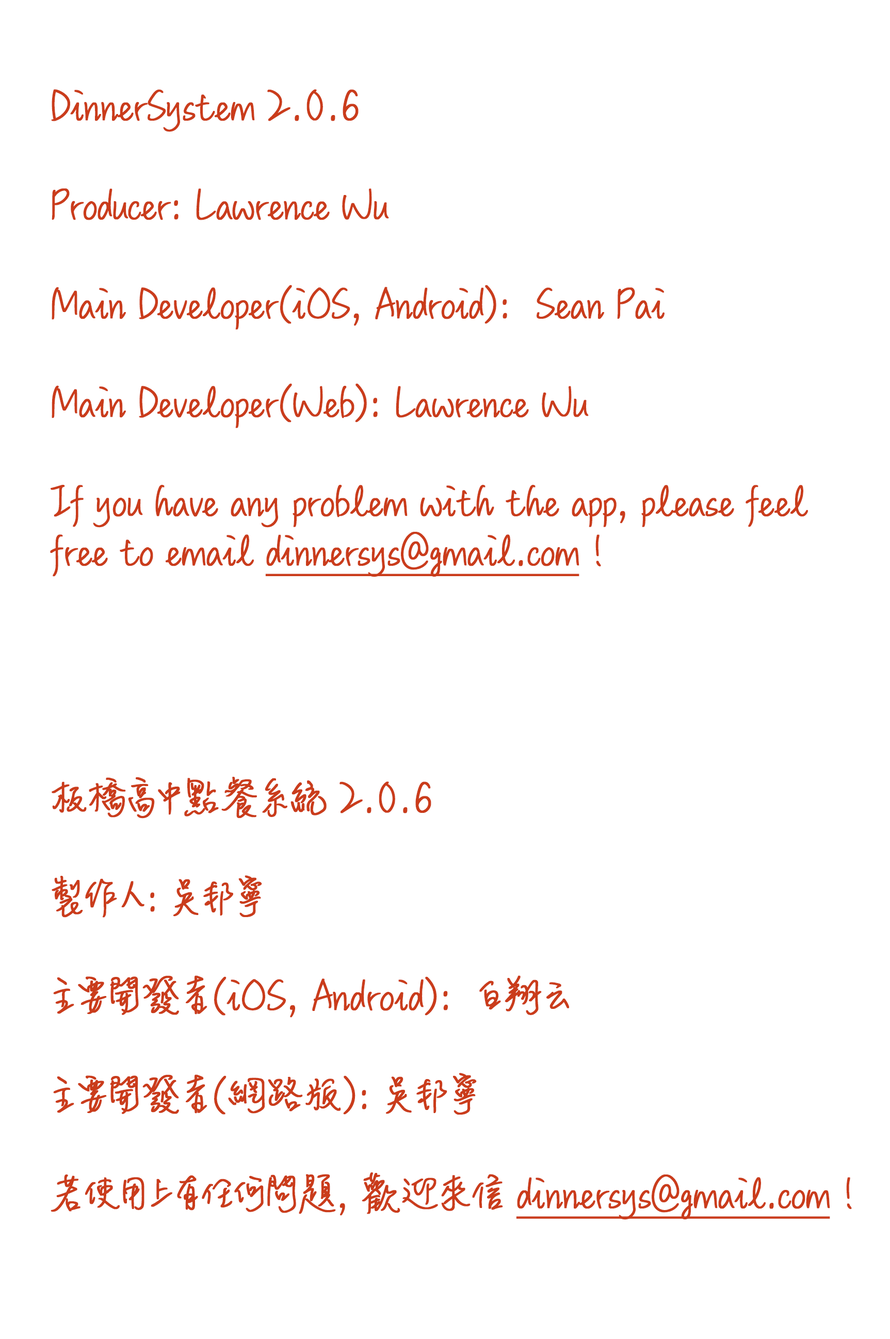
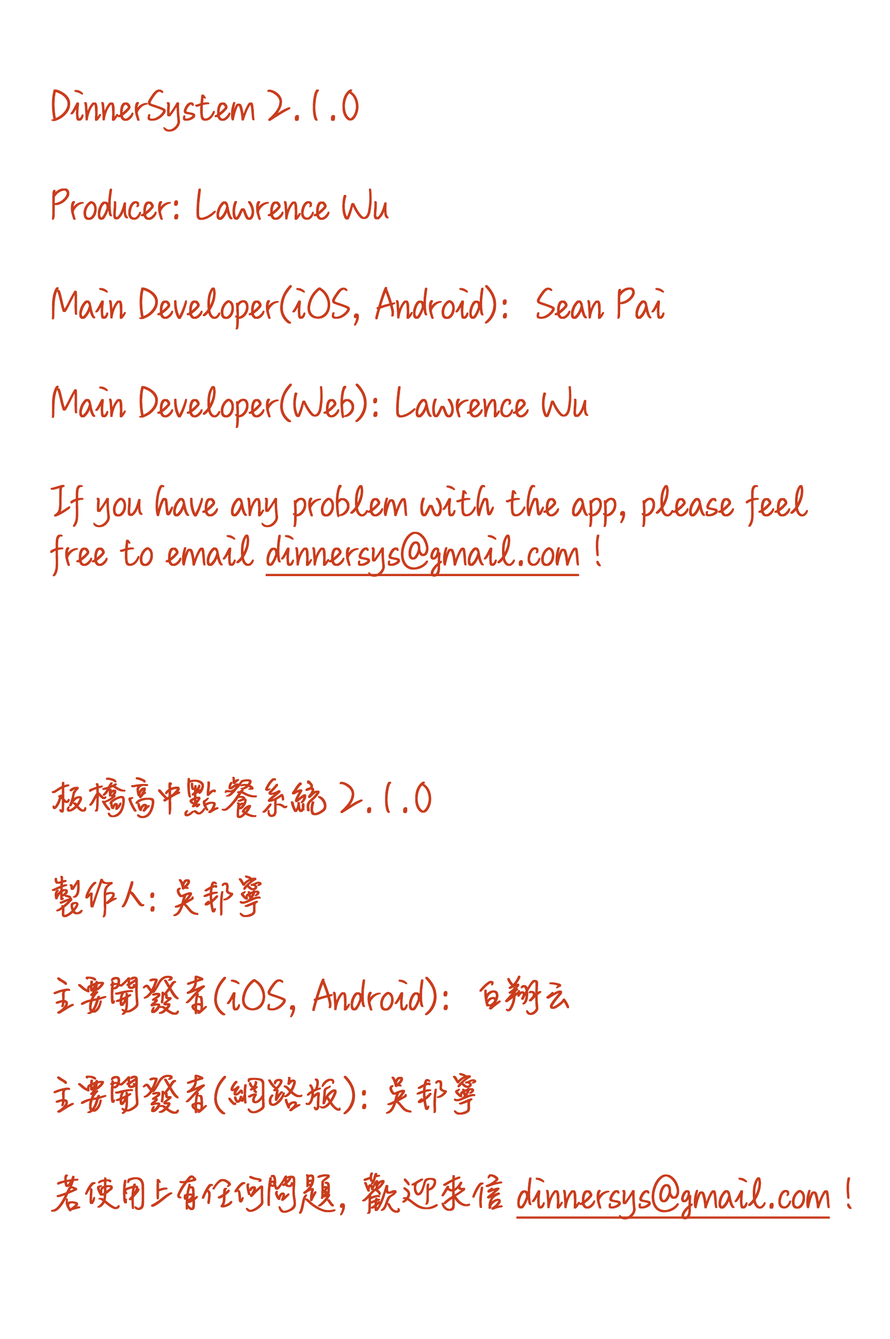
Before/after of a 890×1339 layered artwork. What changed in the layer stack:
renamed "DinnerSystem 2.0.6 Producer: Lawrence Wu Main Developer(iOS," to "DinnerSystem 2.1.0 Producer: Lawrence Wu Main Developer(iOS,", painted on it over [306, 89, 432, 813]
